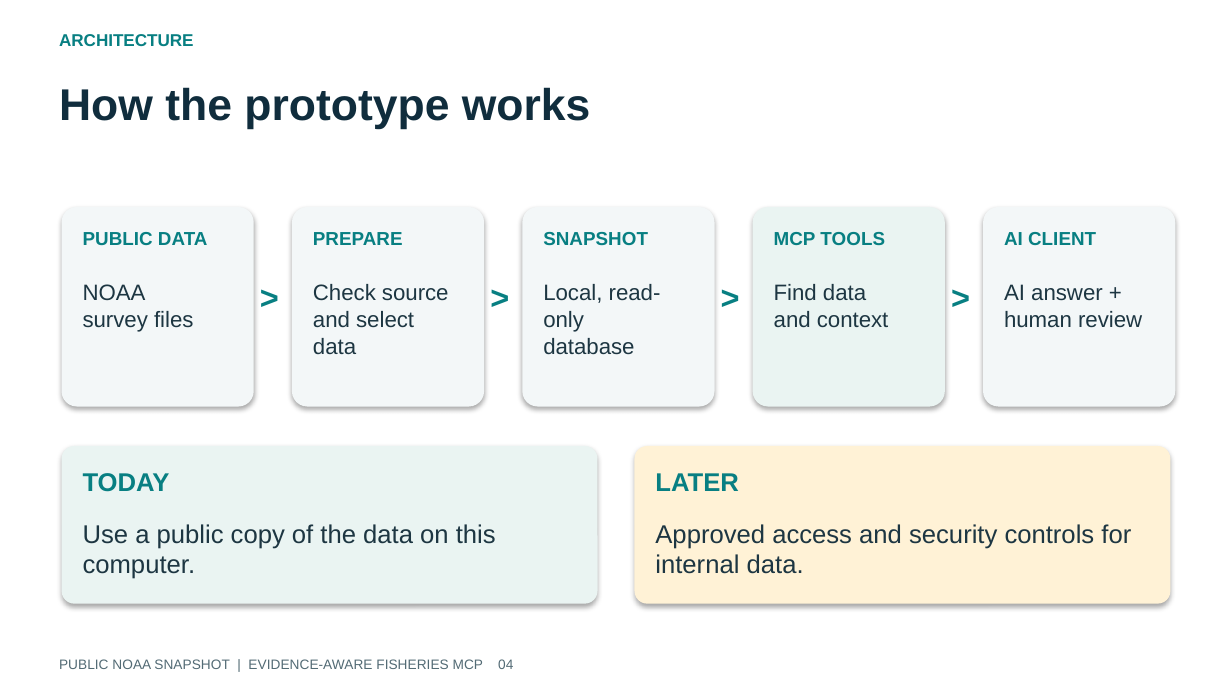
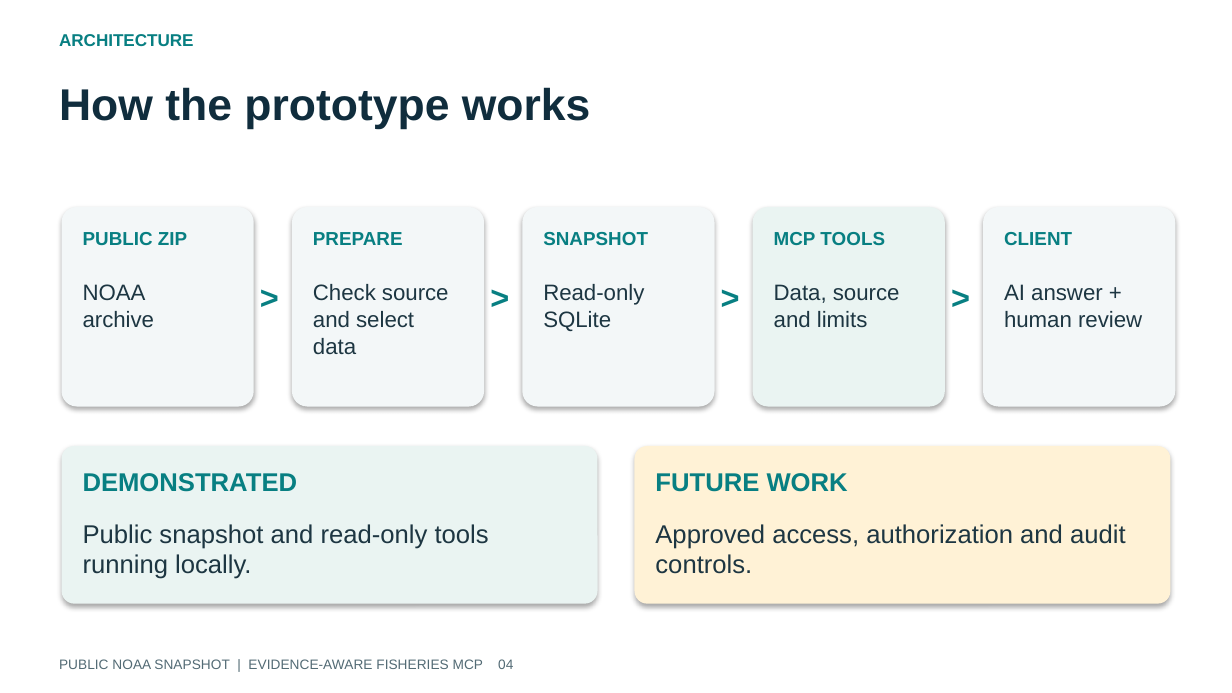
Before and after one commit to gsa-mcp-hackathon/noaa-fisheries-data-gateway, a slide deck: slide 4 of submission/release/repository/fisheries-deck.pptx. Drawn at 1232x693 pixels with LibreOffice and Linux fonts; fonts in the diff are those of the drawing. Boxes give left, top, right and bottom in pixels: in the first picture for what was removed or moved away, otherwise in the second. Text is boxed around its words. In the diff, an @@ line names an element or a change of style, - is before the commit and + after.

```diff
--- a/submission/release/repository/fisheries-deck.pptx
+++ b/submission/release/repository/fisheries-deck.pptx
@@ text at bbox=[83, 232, 187, 245]: text changed @@
-PUBLIC DATA
+PUBLIC ZIP
@@ text at bbox=[1004, 232, 1072, 245]: text changed @@
-AI CLIENT
+CLIENT
@@ text at bbox=[83, 284, 155, 328]: text changed @@
-NOAA
-survey files
+NOAA
+archive
@@ text at bbox=[543, 284, 644, 331]: text changed @@
-Local, read-only
-database
+Read-only
+SQLite
@@ text at bbox=[774, 284, 900, 328]: text changed @@
-Find data
-and context
+Data, source
+and limits
@@ text at bbox=[83, 473, 298, 492]: text changed @@
-TODAY
+DEMONSTRATED
@@ text at bbox=[655, 473, 848, 492]: text changed @@
-LATER
+FUTURE WORK
@@ text at bbox=[83, 524, 489, 579]: text changed @@
-Use a public copy of the data on this computer.
+Public snapshot and read-only tools running locally.
@@ text at bbox=[655, 524, 1126, 574]: text changed @@
-Approved access and security controls for internal data.
+Approved access, authorization and audit controls.
```
Also in this commit, not shown: 11 other slides changed, 2 other files.
